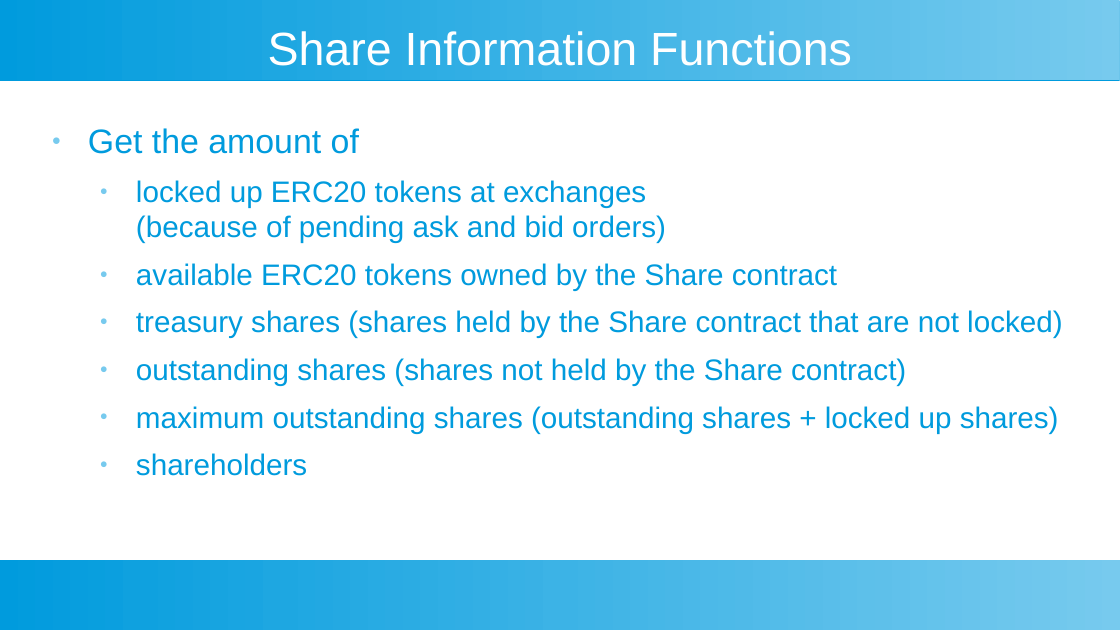
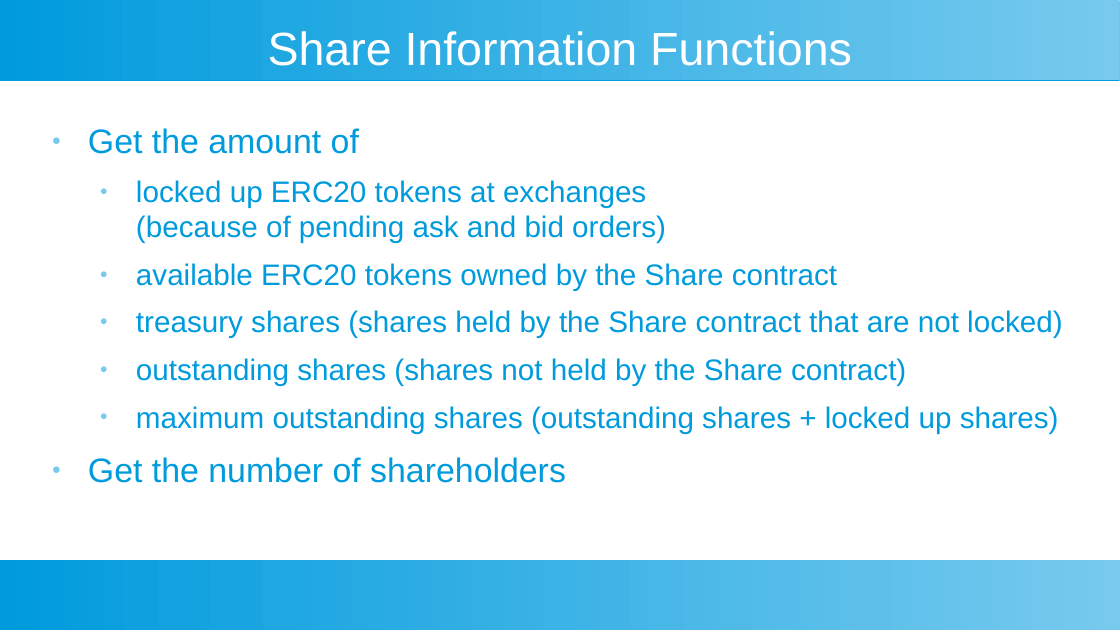
Before and after one commit to toongeorges/cryptoshares, a slide deck: slide 37 of design.odp. Drawn at 1120x630 pixels with LibreOffice and Linux fonts; fonts in the diff are those of the drawing. Boxes give left, top, right and bottom in pixels: in the first picture for what was removed or moved away, otherwise in the second. Text is boxed around its words. In the diff, an @@ line names an element or a change of style, - is before the commit and + after.

Commit message:
small change to presentation

```diff
--- a/design.odp
+++ b/design.odp
@@ text at <box>88,457,566,483</box>: text changed; size 21 to 24 pt @@
-  ● shareholders
+● Get the number of shareholders
```
